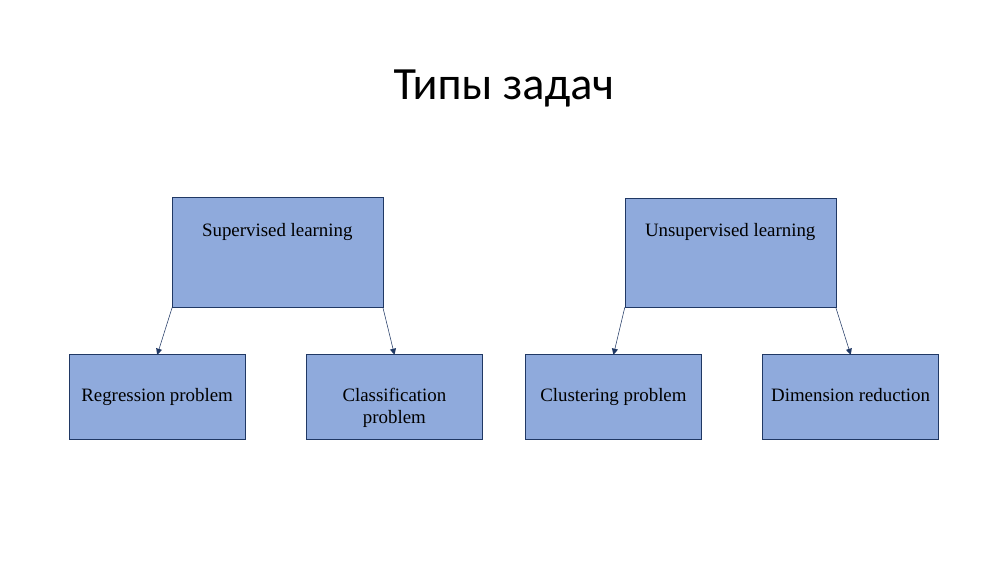
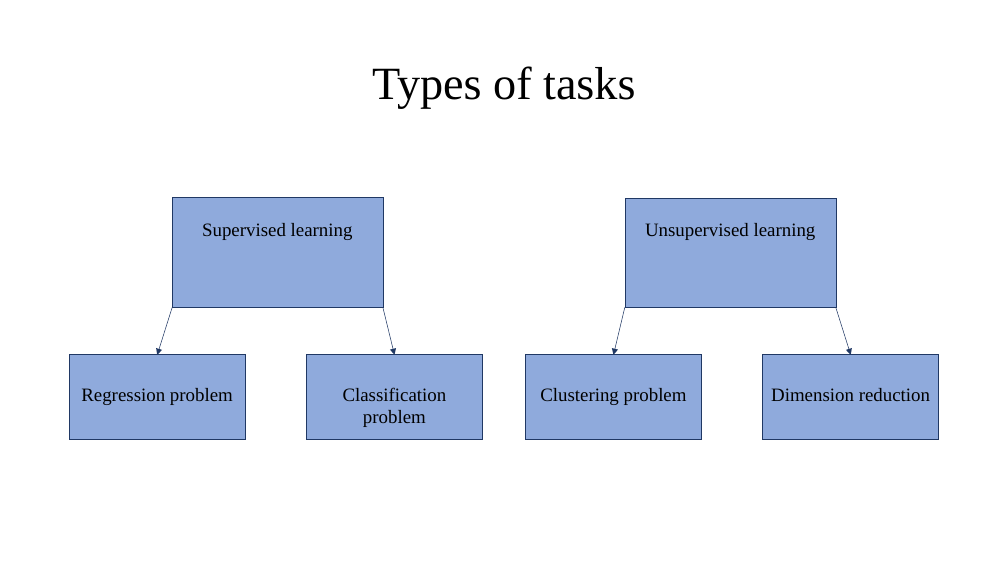
Before and after one commit to nikitapolozok/math_and_computer_science_materials, a slide deck: slide 6 of summary (final).pptx (slide 10 before the commit). Drawn at 1008x567 pixels with LibreOffice and Linux fonts; fonts in the diff are those of the drawing. Boxes give left, top, right and bottom in pixels: in the first picture for what was removed or moved away, otherwise in the second. Text is boxed around its words. In the diff, an @@ line names an element or a change of style, - is before the commit and + after.

```diff
--- a/summary (final).pptx
+++ b/summary (final).pptx
@@ title at <box>372,66,635,109</box>: text changed; font Calibri to Times New Roman @@
-Типы задач
+Types of tasks
```
Also in this commit, not shown: 3 other slides changed, 1 slide added.
